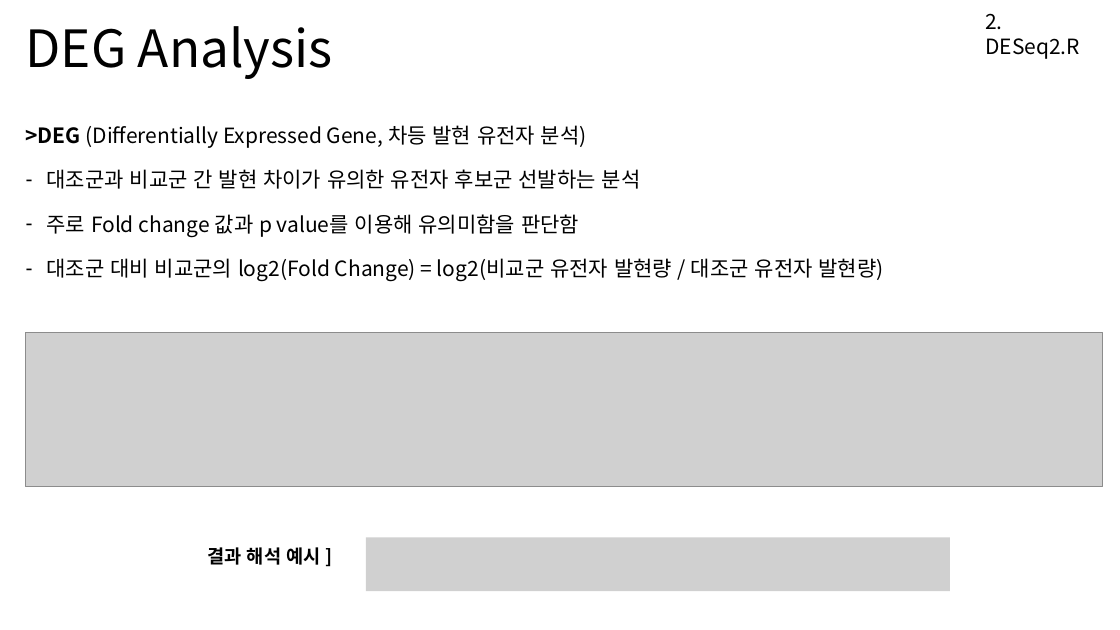
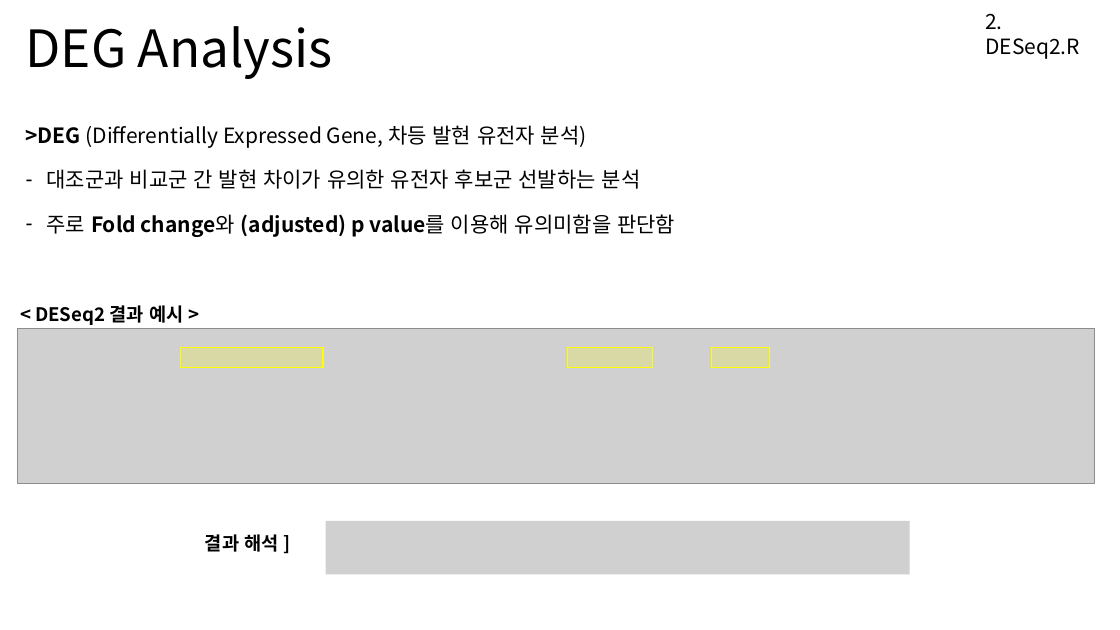
Before and after one commit to Khreat0205/Education_BulkRNAseq, a slide deck: slide 8 of Presentation/2. DESeq2.pptx. Drawn at 1120x630 pixels with LibreOffice and Linux fonts; fonts in the diff are those of the drawing; grey boxes stand for pictures. Boxes give left, top, right and bottom in pixels: in the first picture for what was removed or moved away, otherwise in the second. Text is boxed around its words. In the diff, an @@ line names an element or a change of style, - is before the commit and + after.

```diff
--- a/Presentation/2. DESeq2.pptx
+++ b/Presentation/2. DESeq2.pptx
@@ text at (47,214,675,237): text changed; bold on @@
-– 주로 Fold change 값과 p value를 이용해 유의미함을 판단함
-– 대조군 대비 비교군의 log2(Fold Change) = log2(비교군 유전자 발현량 / 대조군 유전자 발현량)
+– 주로 Fold change와 (adjusted) p value를 이용해 유의미함을 판단함
@@ picture: place and size @@
-picture at (25,332,1103,486)
+picture at (17,329,1095,483)
@@ text added at (35,305,183,325), 16 pt, text #000000, bold @@
+< DESeq2 결과 예시 >
@@ rectangle added at (181,347,323,367), fill #FFFF00 at 20% opacity, outline #FFFF00 1 pt @@
@@ rectangle added at (568,347,652,367), fill #FFFF00 at 20% opacity, outline #FFFF00 1 pt @@
@@ rectangle added at (712,347,770,367), fill #FFFF00 at 20% opacity, outline #FFFF00 1 pt @@
@@ text at (205,534,278,552): text changed @@
-결과 해석 예시 ]
+결과 해석 ]
@@ picture: place and size @@
-picture at (366,538,950,592)
+picture at (326,521,910,575)
```
Also in this commit, not shown: 1 slide added.
